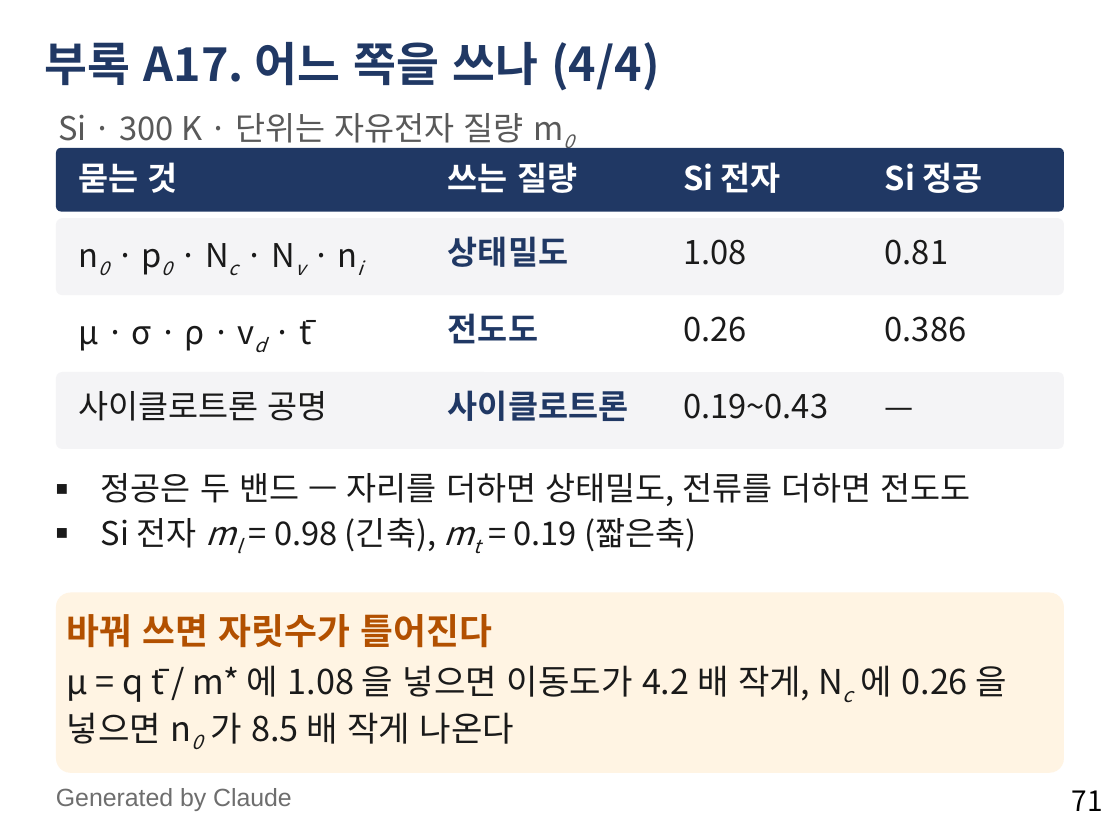
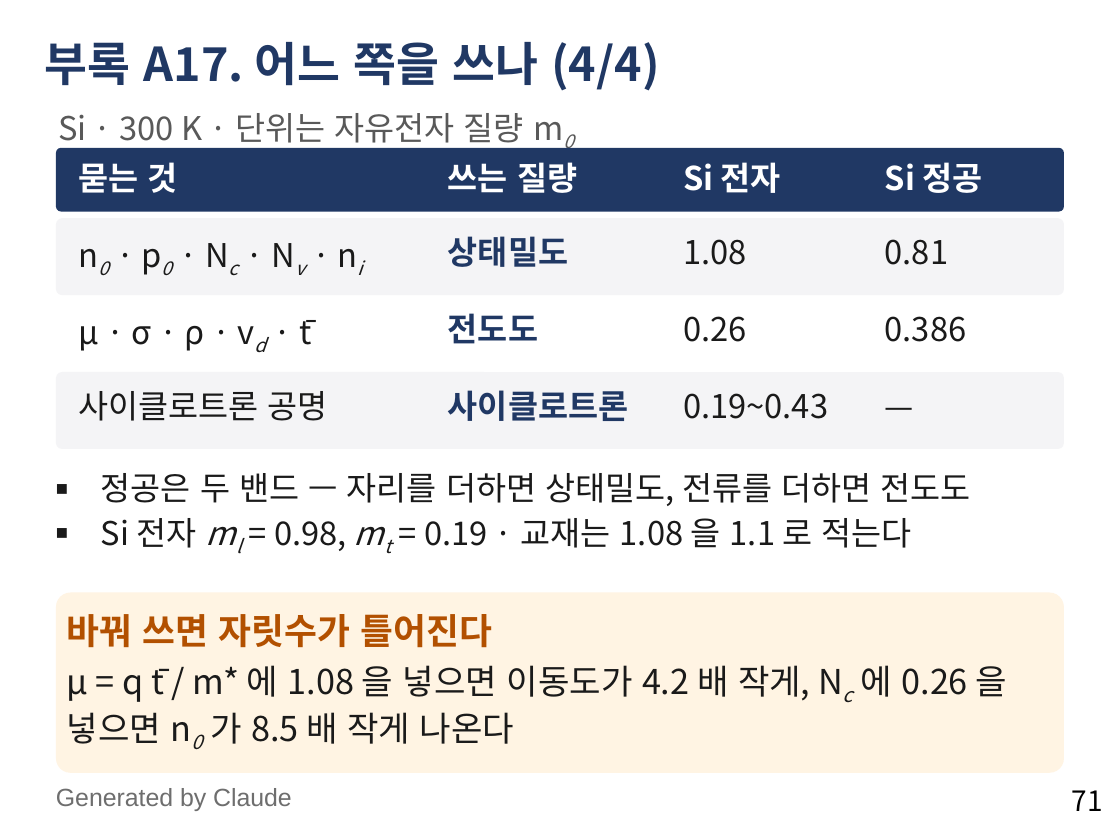
Before and after one commit to abcd8180/3A, a slide deck: slide 71 of 물리전자공학_3장_4강_전계에서의_표동과_이동도.pptx. Drawn at 1120x840 pixels with LibreOffice and Linux fonts; fonts in the diff are those of the drawing. Boxes give left, top, right and bottom in pixels: in the first picture for what was removed or moved away, otherwise in the second. Text is boxed around its words. In the diff, an @@ line names an element or a change of style, - is before the commit and + after.

```diff
--- a/물리전자공학_3장_4강_전계에서의_표동과_이동도.pptx
+++ b/물리전자공학_3장_4강_전계에서의_표동과_이동도.pptx
@@ text at (101, 518, 912, 551): text changed @@
-■ Si 전자 ml = 0.98 (긴축), mt = 0.19 (짧은축)
+■ Si 전자 ml = 0.98, mt = 0.19 · 교재는 1.08 을 1.1 로 적는다
```
Also in this commit, not shown: 1 other slide changed.
